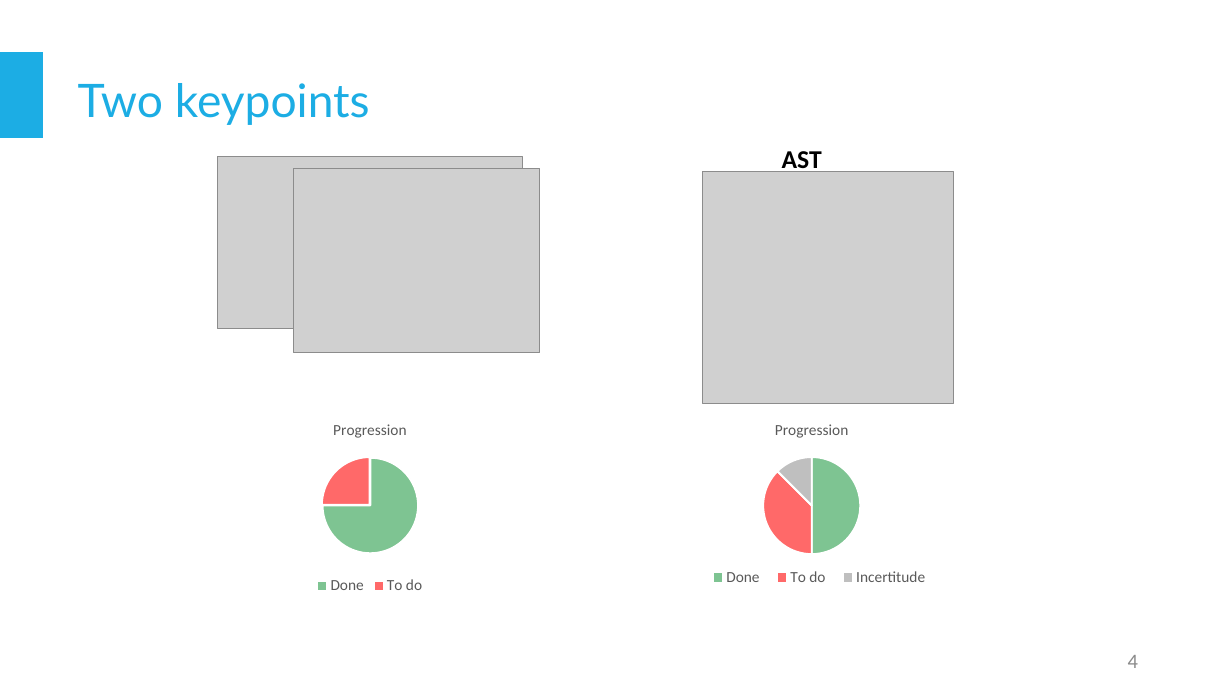
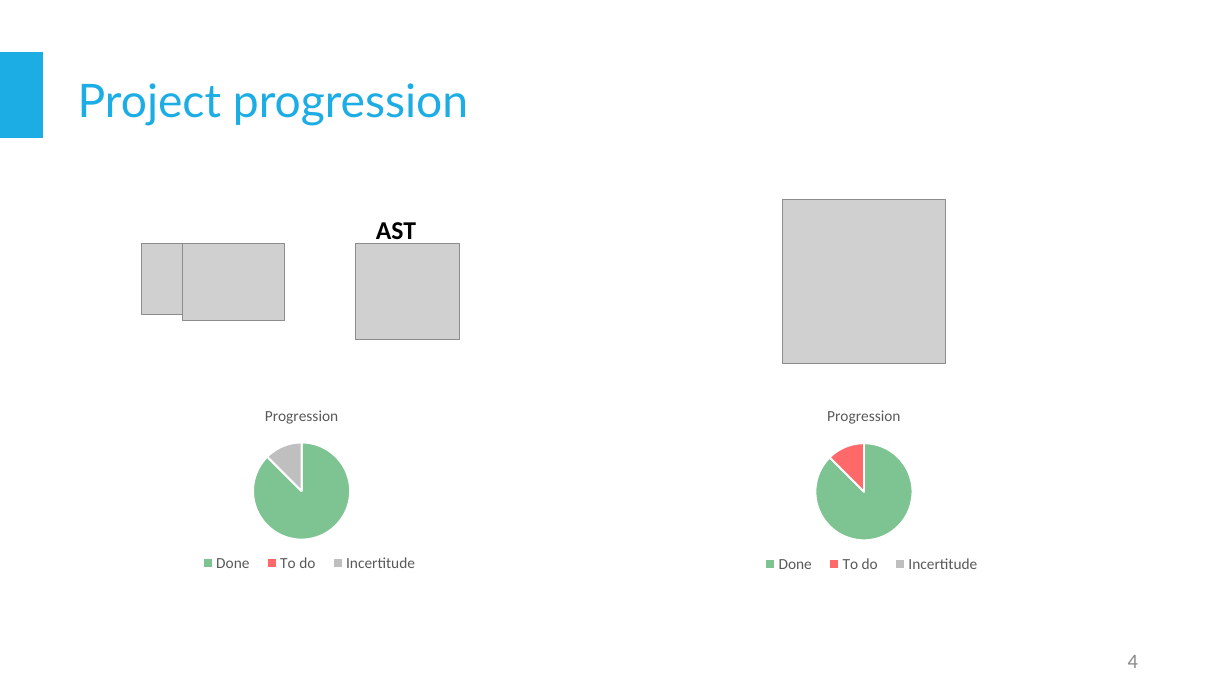
Before and after one commit to staufga0/Pattern-extraction-swift, a slide deck: slide 4 of presentation/Pattern Extraction4.pptx. Drawn at 1232x693 pixels with LibreOffice and Linux fonts; fonts in the diff are those of the drawing; grey boxes stand for pictures. Boxes give left, top, right and bottom in pixels: in the first picture for what was removed or moved away, otherwise in the second. Text is boxed around its words. In the diff, an @@ line names an element or a change of style, - is before the commit and + after.

```diff
--- a/presentation/Pattern Extraction4.pptx
+++ b/presentation/Pattern Extraction4.pptx
@@ title at [78,83,468,126]: text changed @@
-Two keypoints
+Project progression
@@ text "AST": place and size @@
-text "AST" at [782,151,822,174]
+text "AST" at [376,222,416,245]
@@ picture added at [782,200,945,363] @@
@@ picture: place and size @@
-picture at [217,157,523,329]
+picture at [141,244,268,315]
@@ picture: place and size @@
-picture at [293,168,540,353]
+picture at [183,244,286,321]
@@ picture: place and size @@
-picture at [702,171,954,403]
+picture at [356,244,460,340]
@@ pie chart at [68,394,535,585] @@
@@ Series 1, Done: 50 to 88 @@
@@ Series 1, To do: 38 to 0 @@
@@ pie chart: place and size @@
-pie chart at [579,409,1045,600]
+pie chart at [68,394,535,585]
@@ pie chart at [631,395,1098,586] @@
-categories: Done, To do
+categories: Done, To do, Incertitude
-Series 1: 75, 25
+Series 1: 88, 12, 0
@@ pie chart: place and size @@
-pie chart at [155,409,585,599]
+pie chart at [631,395,1098,586]
```
Also in this commit, not shown: 1 other slide changed, 5 slides added, 2 slides removed.
